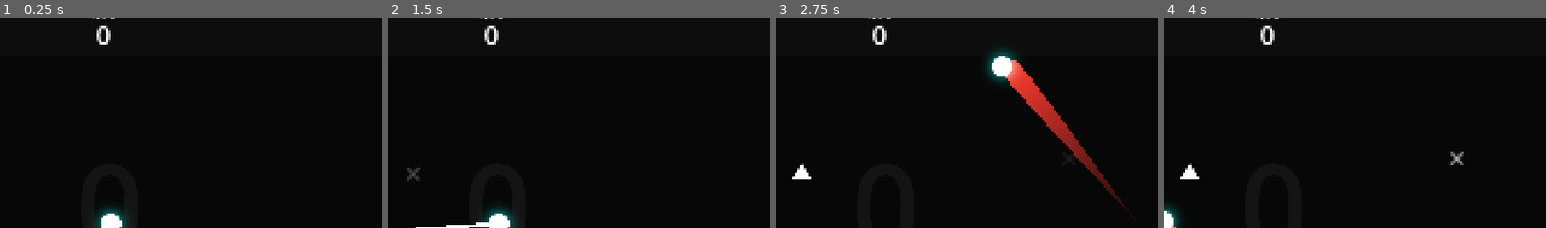
Above: before the commit, frames 1-4 (left to right).
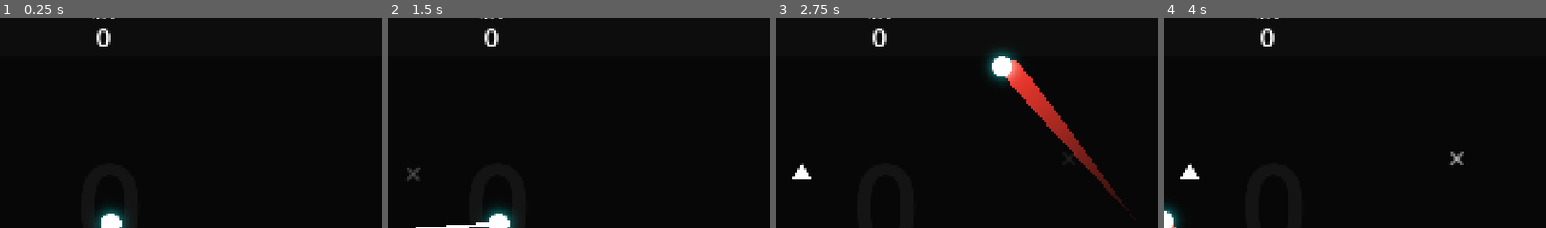
Above: after the commit, the same moments.

Repository: Yumei1010/Ball
Game: Godot game, scene res://Scene/Main.tscn.tscn
Two runs of this game, one before a commit and one after it. Both use one fixed random seed, a clock stepped at 60 frames per second and the inputs below.
Inputs (mouse positions are % of the whole screen's width and height, from its top left):
- Up to frame 1 (0.25 s): no input
- Up to frame 2 (1.5 s): move the mouse to (72, 46) at 0.52 s; hold Right (ui_right) 0.53-1.25 s; click (72, 46) at 0.67 s; tap Enter at 1.25 s; drag from (30, 56) to (50, 51) at 1.27 s
- Up to frame 3 (2.75 s): move the mouse to (60, 28) at 2.02 s; hold Right (ui_right) from 2.03 s (still down)
- Up to frame 4 (4 s): release Right (ui_right) at 2.75 s; drag from (45, 71) to (69, 75) at 2.77 s; move the mouse to (80, 66) at 3.52 s; hold Left (ui_left) from 3.53 s (still down)
The pictures show only the part of the screen within x 36-86%, y 3-53%; the shares and areas given below are measured in that part.

The runs differ from the first frame. In frame 1, 0.2% of the frame differs, in the area x 25-29%, y 3-14%; in frame 2, 0.2%; in frame 3, 0.2%; in frame 4, 0.2%.

Commit message:
fix(Enemy): 修复巡逻敌人生成印记
Co-Authored-By: Claude Opus 4.7 <noreply@anthropic.com>

Diff:
--- a/Script/Other/enemy_spawner.gd
+++ b/Script/Other/enemy_spawner.gd
@@ -74,7 +74,6 @@
 
 	# 3. 检查是否打破最高分
 	if current_score > DataManager.high_score and old_score <= DataManager.high_score:
-		print("准备发出 high_score_broken 信号！") # <-- 添加这行
 		print("打破最高分记录！")
 
 	# 4. 更新并保存最高分
@@ -120,43 +119,67 @@
 func _on_spawn_timer_timeout() -> void:
 	var current_enemy_count = get_tree().get_nodes_in_group("enemy").size()
 	if current_enemy_count >= current_wave.max_enemies:
-		return # 如果在等待期间敌人数量已满，则此次不生成
+		return
 
 	# 1. 选择要生成的敌人类型
 	var enemy_to_spawn_name = _pick_enemy_from_pool()
 	var enemy_scene = enemy_scenes[enemy_to_spawn_name]
-	# --- 【核心修改】如果是巡逻敌人，需要先请求路径 ---
+
+	# --- 【核心修正】统一所有敌人的生成前逻辑 ---
+
+	var spawn_pos: Vector2
 	var patrol_path_for_enemy: Path2D = null
+
 	if enemy_to_spawn_name == "EnemyPatrol":
 		patrol_path_for_enemy = path_manager.request_free_path()
-		# 如果没有可用的路径，就取消本次生成
 		if not patrol_path_for_enemy:
-			return # 或者可以改成生成一个普通敌人作为替代
-
-	# 2. 寻找一个安全的生成位置
-	#    对于巡逻敌人，它的出生位置就是路径的起点，不再需要随机
-	var spawn_pos: Vector2
-	if patrol_path_for_enemy:
-		spawn_pos = patrol_path_for_enemy.global_position # 路径节点的全局位置
+			# 降级处理：如果没路径，就改成生成普通敌人
+			enemy_to_spawn_name = "EnemyNormal"
+			enemy_scene = enemy_scenes["EnemyNormal"]
+			spawn_pos = _find_safe_spawn_position()
+		else:
+			# 巡逻敌人的出生点，就是其路径的第一个点（世界坐标）
+			spawn_pos = patrol_path_for_enemy.curve.get_point_position(0)
+			spawn_pos = patrol_path_for_enemy.to_global(spawn_pos)
+
+			# 我们依然要检查这个出生点是否安全！
+			if not _is_position_safe(spawn_pos):
+				path_manager.release_path(patrol_path_for_enemy) # 释放占用的路径
+				return
 	else:
+		# 对于其他敌人，正常寻找随机安全位置
 		spawn_pos = _find_safe_spawn_position()
 
+	# 如果最终都找不到安全位置，则取消本次生成
 	if spawn_pos == Vector2.INF:
-		# 如果是巡逻敌人，我们把它占用的路径再释放掉
-		if patrol_path_for_enemy: path_manager.release_path(patrol_path_for_enemy)
-		return
-
-	# 3. 生成“出生标记”，并传递额外参数
+		# 如果之前为巡逻敌人预定了路径，要记得释放掉
+		if patrol_path_for_enemy:
+			path_manager.release_path(patrol_path_for_enemy)
+		return
+
+	# --- 3. 统一使用“出生标记”来生成 ---
 	var marker = SpawnMarker.instantiate()
 	get_parent().add_child(marker)
 	marker.global_position = spawn_pos
 
+	# 将所有需要的参数都传递给标记
 	marker.spawn_duration = spawn_prep_time
 	marker.enemy_scene = enemy_scene
 	marker.spawn_position = spawn_pos
-	# 【新增】将路径和管理器也传递给标记，标记再传给敌人
-	marker.patrol_path_to_assign = patrol_path_for_enemy
-	marker.path_manager_ref = path_manager
+
+	# 如果是巡逻敌人，则额外传递路径信息
+	if patrol_path_for_enemy:
+		marker.patrol_path_to_assign = patrol_path_for_enemy
+		marker.path_manager_ref = path_manager
+
+
+
+func _is_position_safe(pos_to_check: Vector2) -> bool:
+	var enemies = get_tree().get_nodes_in_group("enemy")
+	for enemy in enemies:
+		if enemy.global_position.distance_to(pos_to_check) < min_spawn_distance:
+			return false # 不安全
+	return true # 安全
 
 
 
@@ -172,38 +195,35 @@
 
 
 func _find_safe_spawn_position() -> Vector2:
-	# --- 1. 获取生成区域的矩形资源 ---
-	#    这通常是一个 RectangleShape2D
+
+	# 1. 获取生成区域碰撞体（CollisionShape2D）的形状资源（Shape）
+	#    这个形状资源（比如 RectangleShape2D）内部，才存储着真正的尺寸信息。
 	var spawn_shape_resource = spawn_zone_shape.shape
-	if not spawn_shape_resource is RectangleShape2D:
-		return Vector2.INF
-
-	var spawn_rect_local: Rect2 = spawn_shape_resource.get_rect()
-
-	# --- 2. 计算生成区域在世界中的位置和大小 ---
-	#    矩形的原点 (position) 是它的中心点
-	var spawn_rect_world_center = spawn_zone.global_position
-	var spawn_rect_world_size = spawn_rect_local.size * spawn_zone.global_scale
-
-	#    计算出矩形在世界坐标系中的左上角 (top-left corner)
-	var spawn_rect_world_origin = spawn_rect_world_center - spawn_rect_world_size / 2.0
-
-	# 尝试最多 10 次来寻找一个好位置
-	for i in range(10):
-		# 在世界坐标范围内生成一个随机点
-		var rand_pos = Vector2(
-			randf_range(spawn_rect_world_origin.x, spawn_rect_world_origin.x + spawn_rect_world_size.x),
-			randf_range(spawn_rect_world_origin.y, spawn_rect_world_origin.y + spawn_rect_world_size.y)
+
+	# 2. 获取这个形状资源的【局部】矩形范围。
+	#    例如，一个大小为 (1920, 1080) 的矩形，它的 get_rect() 结果
+	#    通常是 Rect2( -960, -540, 1920, 1080 )，
+	#    因为它的大小是从中心点向两边延伸的。
+	var local_rect = spawn_shape_resource.get_rect()
+
+	# 3. 我们进行多次尝试（比如 20 次），以提高找到安全位置的几率。
+	for i in range(20):
+
+		# 4. 在这个【局部】矩形的范围内，生成一个随机的【局部】点。
+		#    randf_range() 会在两个数之间取一个随机浮点数。
+		var random_local_pos = Vector2(
+			randf_range(local_rect.position.x, local_rect.end.x),
+			randf_range(local_rect.position.y, local_rect.end.y)
 		)
 
-		var is_safe = true
-		var enemies = get_tree().get_nodes_in_group("enemy")
-		for enemy in enemies:
-			if enemy.global_position.distance_to(rand_pos) < min_spawn_distance:
-				is_safe = false
-				break
-
-		if is_safe:
-			return rand_pos
-
-	return Vector2.INF # 代表失败
+		# 5. 将这个【局部】点，转换为【世界】坐标。
+		#    to_global() 是最关键的函数，它会自动处理所有偏移和缩放。
+		var random_world_pos = spawn_zone.to_global(random_local_pos)
+
+		# 6. 调用我们的辅助函数，检查这个新生成的随机世界坐标是否“安全”。
+		if _is_position_safe(random_world_pos):
+			# a) 如果安全，太好了！我们立刻返回这个有效的位置，并结束函数。
+			return random_world_pos
+
+	# 7. 如果循环了 20 次，都没有找到一个安全的位置（通常是因为场上敌人太密集了）
+	return Vector2.INF
--- a/game/UI/game_ui.tscn
+++ b/game/UI/game_ui.tscn
@@ -70,9 +70,9 @@
 
 [node name="ScoreLabel" type="Label" parent="."]
 layout_mode = 0
-offset_top = 34.0
+offset_top = 40.0
 offset_right = 1920.0
-offset_bottom = 124.0
+offset_bottom = 130.0
 theme_override_font_sizes/font_size = 65
 text = "0"
 horizontal_alignment = 1
